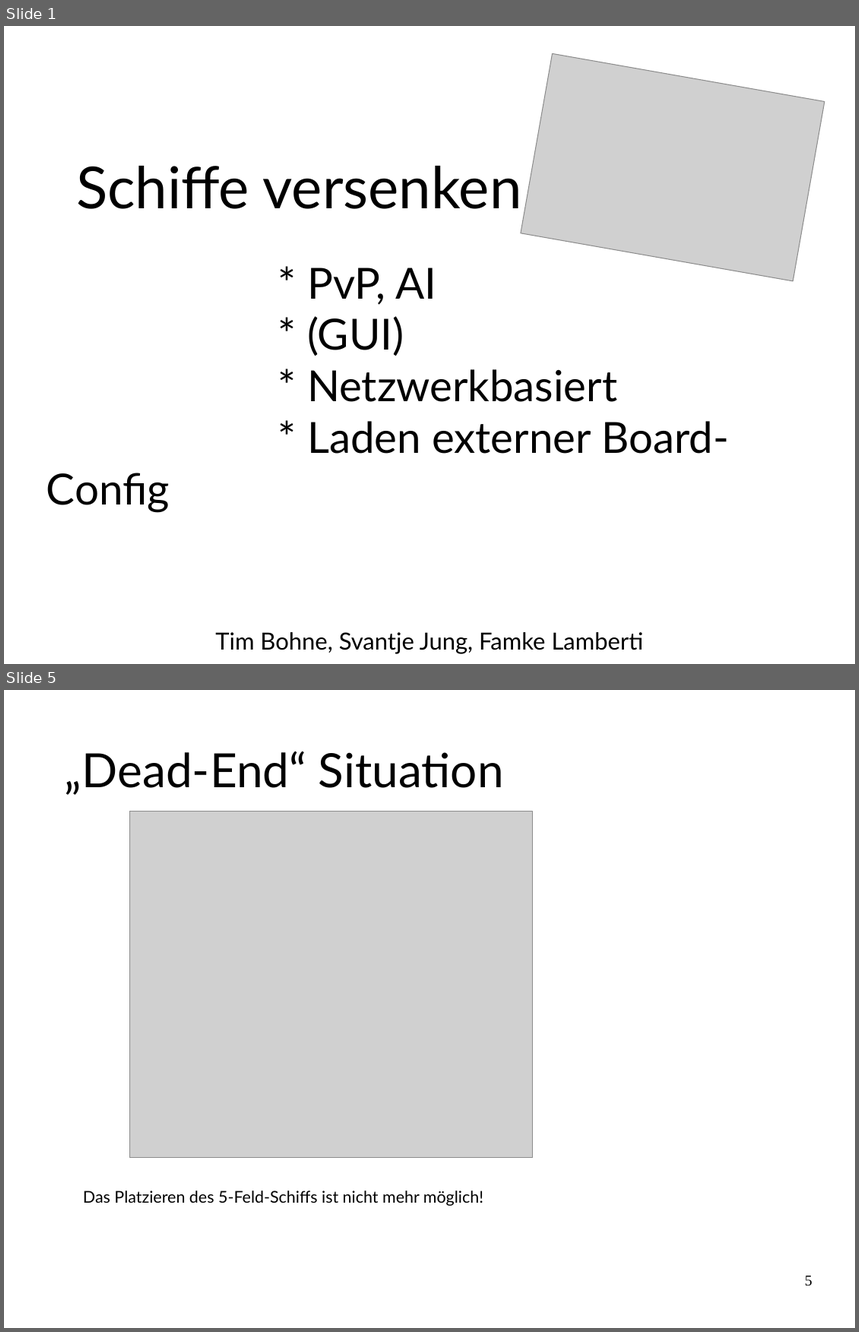
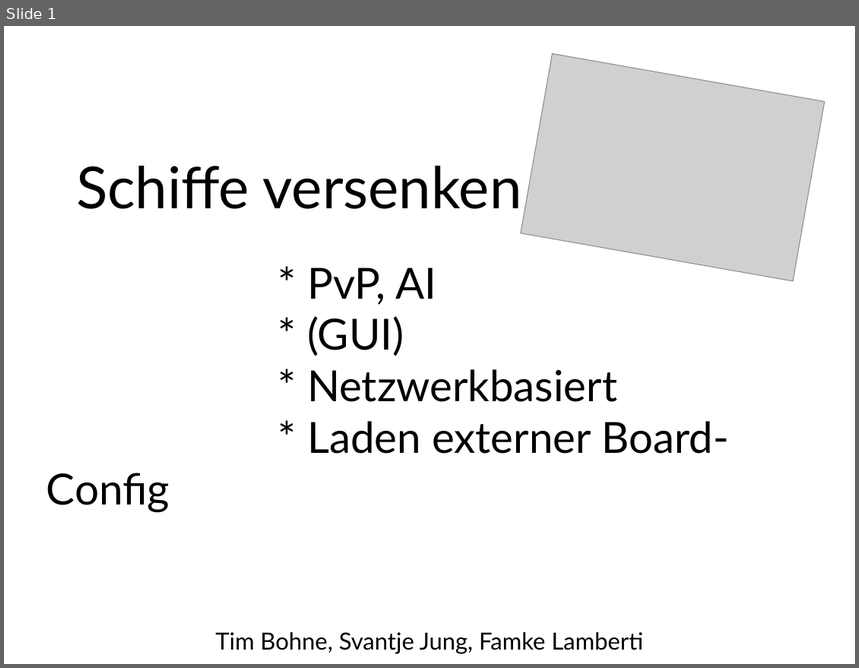
Before and after one commit to FamkeLamberti/battleship-presentation, a slide deck: Abschlusspraesentation_SchiffeVersenken.odp. Shown one above the other, each under a label of ours: slides 1 and 5 before the commit, slide 1 after it; the slides between them are not shown. The pictures are 859x1332 and 859x668 pixels, drawn with LibreOffice and Linux fonts; fonts in the diff are those of the drawing; grey boxes stand for pictures. Boxes give left, top, right and bottom in pixels: in the first picture for what was removed or moved away, otherwise in the second. Text is boxed around its words. In the diff, an @@ line names an element or a change of style, - is before the commit and + after.

```diff
--- a/Abschlusspraesentation_SchiffeVersenken.odp
+++ b/Abschlusspraesentation_SchiffeVersenken.odp
@@ slide 5 removed at (4,690,855,1328), background #FFFFFF @@
@@ title removed at (65,751,504,795) @@
-„Dead-End“ Situation
@@ picture removed at (130,812,533,1158) @@
@@ text removed at (83,1191,484,1206) @@
-Das Platzieren des 5-Feld-Schiffs ist nicht mehr möglich!
@@ page number removed at (805,1276,813,1287) @@
-5
```
Also in this commit, not shown: 6 slides changed, 1 slide added, 4 other slides removed.
